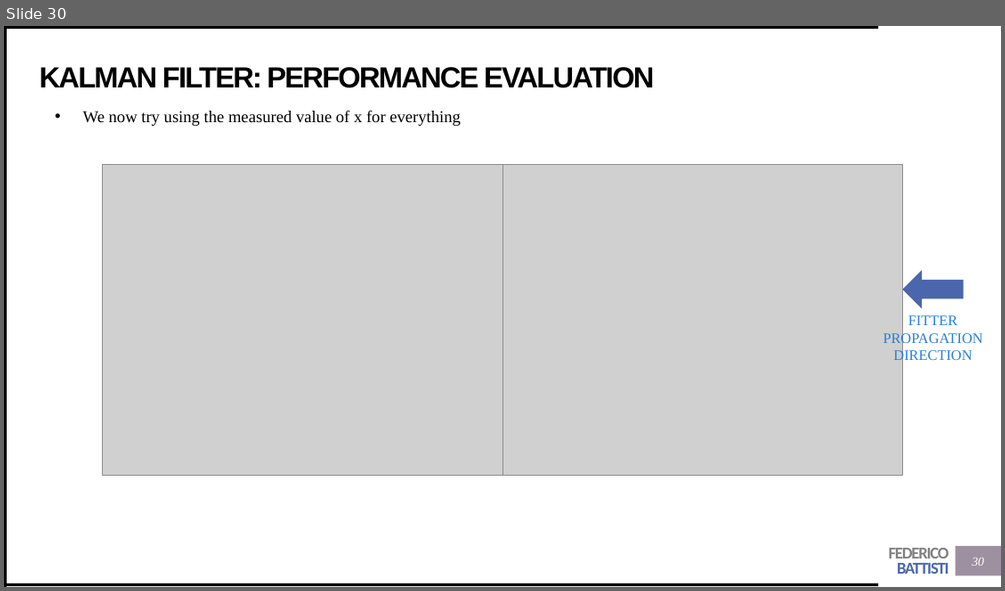
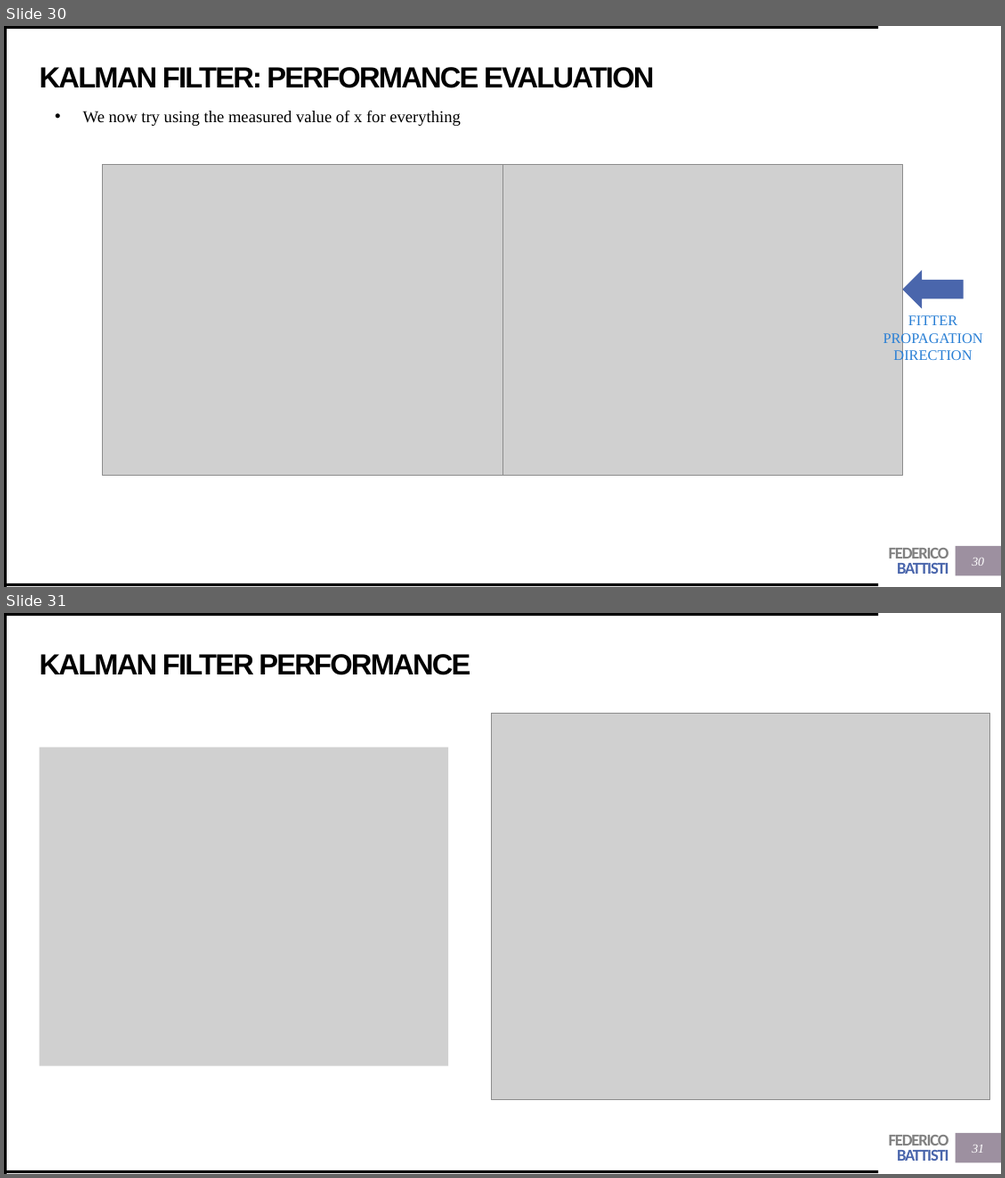
Before and after one commit to Trenchcoat95/OxfordCode, a slide deck: Presentations/Kalman Filter.pptx. Shown one above the other, each under a label of ours: slide 30 before the commit, slides 30 and 31 after it. The pictures are 1005x591 and 1005x1178 pixels, drawn with LibreOffice and Linux fonts; fonts in the diff are those of the drawing; grey boxes stand for pictures. Boxes give left, top, right and bottom in pixels: in the first picture for what was removed or moved away, otherwise in the second. Text is boxed around its words. In the diff, an @@ line names an element or a change of style, - is before the commit and + after.

Commit message:
added smeared helix to kalman presentation

```diff
--- a/Presentations/Kalman Filter.pptx
+++ b/Presentations/Kalman Filter.pptx
@@ slide 31 added at (x1=4, y1=613, x2=1001, y2=1174), background #FFFFFF; not listed: 5 template elements that a slide beside it also shows @@
@@ title added at (x1=40, y1=654, x2=470, y2=675), 28 pt, text #000000, bold @@
+KALMAN FILTER PERFORMANCE
@@ picture added at (x1=491, y1=714, x2=989, y2=1100) @@
@@ picture added at (x1=39, y1=747, x2=448, y2=1065) @@
@@ page number added at (x1=971, y1=1144, x2=984, y2=1152), 12 pt, text #FFFFFF, italic @@
+31
```
Also in this commit, not shown: 2 other slides added, 11 other files.
